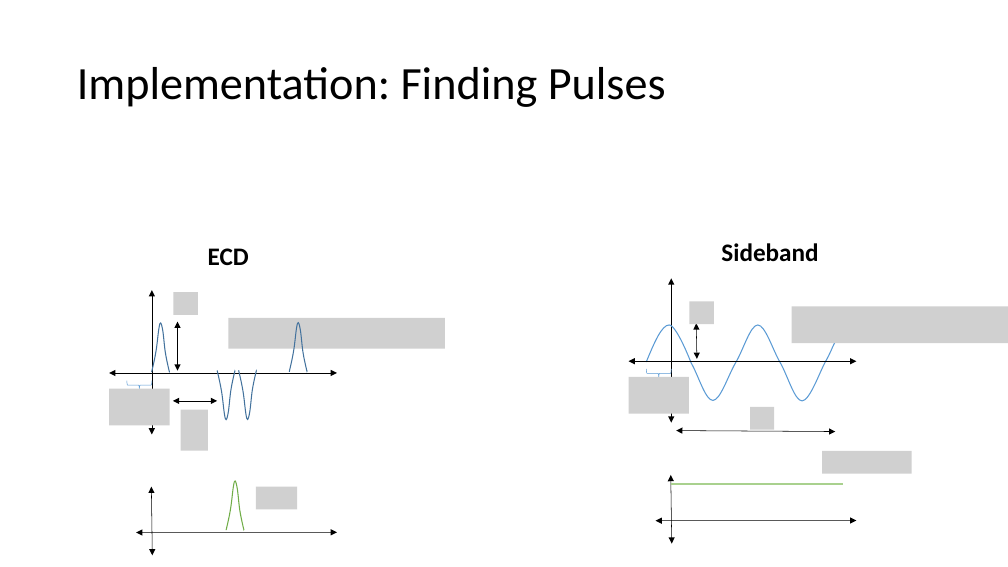
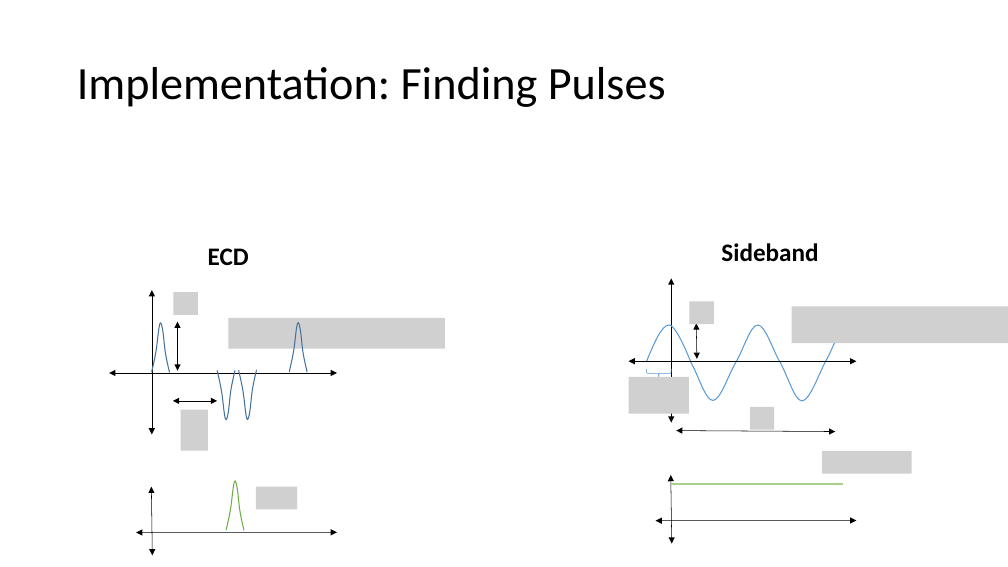
Before and after one commit to EeshGupta/Multimode-Conditional-Displacements, a slide deck: slide 11 of presentations/mcd.pptx. Drawn at 1008x567 pixels with LibreOffice and Linux fonts; fonts in the diff are those of the drawing; grey boxes stand for pictures; background and template pictures are left out. Boxes give left, top, right and bottom in pixels: in the first picture for what was removed or moved away, otherwise in the second. Text is boxed around its words. In the diff, an @@ line names an element or a change of style, - is before the commit and + after.

```diff
--- a/presentations/mcd.pptx
+++ b/presentations/mcd.pptx
@@ picture removed at [109,389,169,426] @@
@@ right brace removed at [127,381,152,390] @@
```
Also in this commit, not shown: 5 other slides changed, 1 slide added, 1 slide removed, 1 other file.
